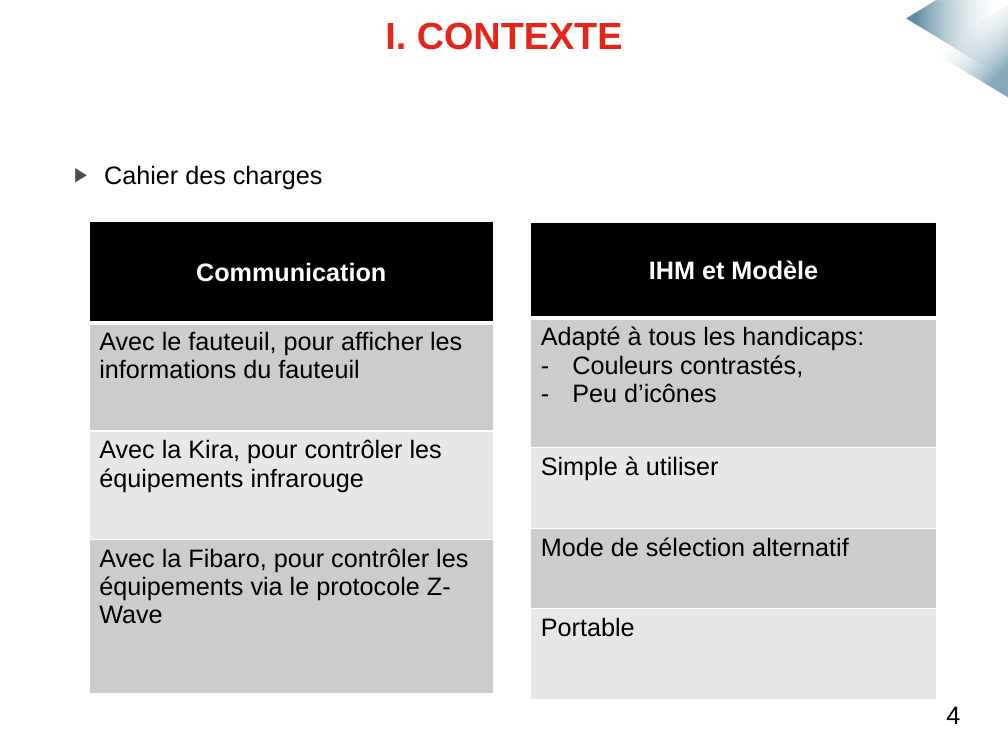
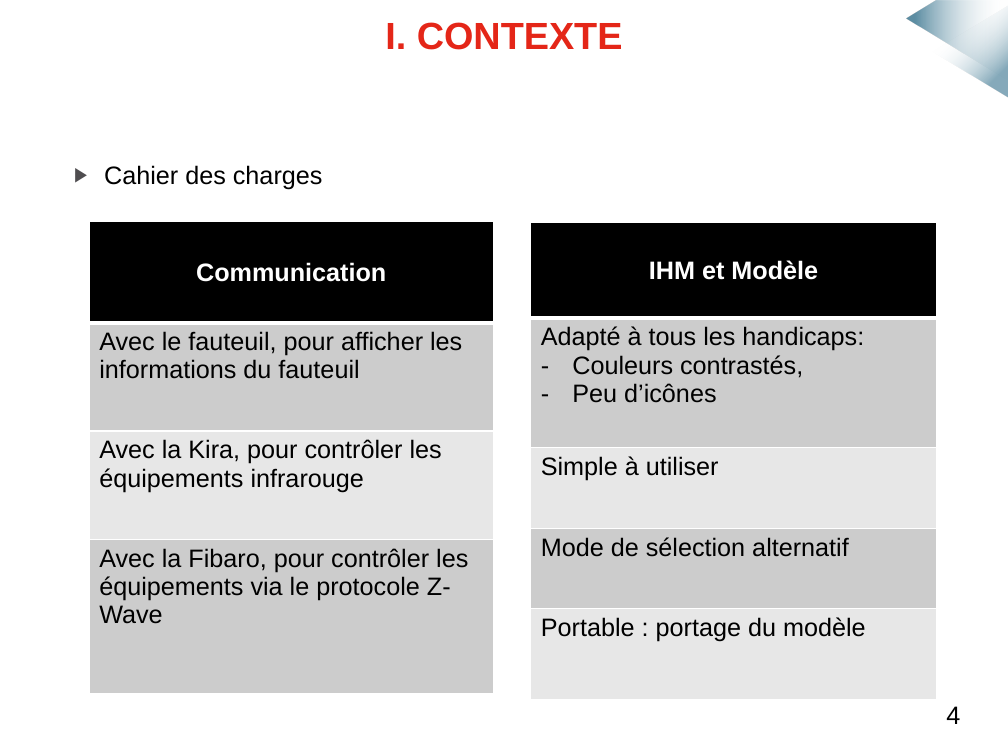
Before and after one commit to mmeven/EP_Domotique_Tablette, a slide deck: slide 5 of Rendu/Diapo_soutenance.pptx (slide 6 before the commit). Drawn at 1008x756 pixels with LibreOffice and Linux fonts; fonts in the diff are those of the drawing; background and template pictures are left out. Boxes give left, top, right and bottom in pixels: in the first picture for what was removed or moved away, otherwise in the second. Text is boxed around its words. In the diff, an @@ line names an element or a change of style, - is before the commit and + after.

```diff
--- a/Rendu/Diapo_soutenance.pptx
+++ b/Rendu/Diapo_soutenance.pptx
@@ table at (531, 223, 937, 701) @@
-row 5, column 1: Portable
+row 5, column 1: Portable : portage du modèle
```
Also in this commit, not shown: 5 other slides changed, 1 slide removed, 2 other files.
